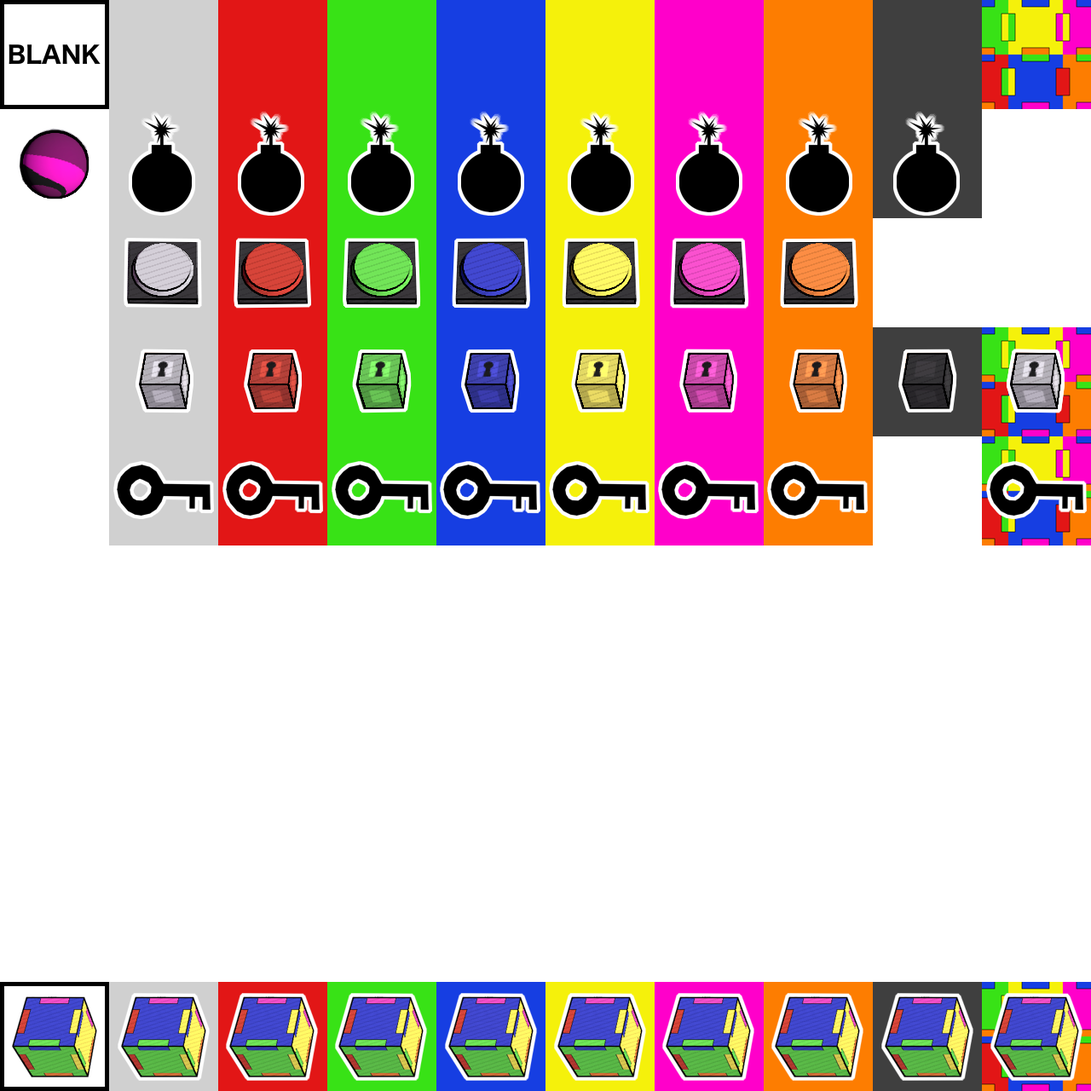
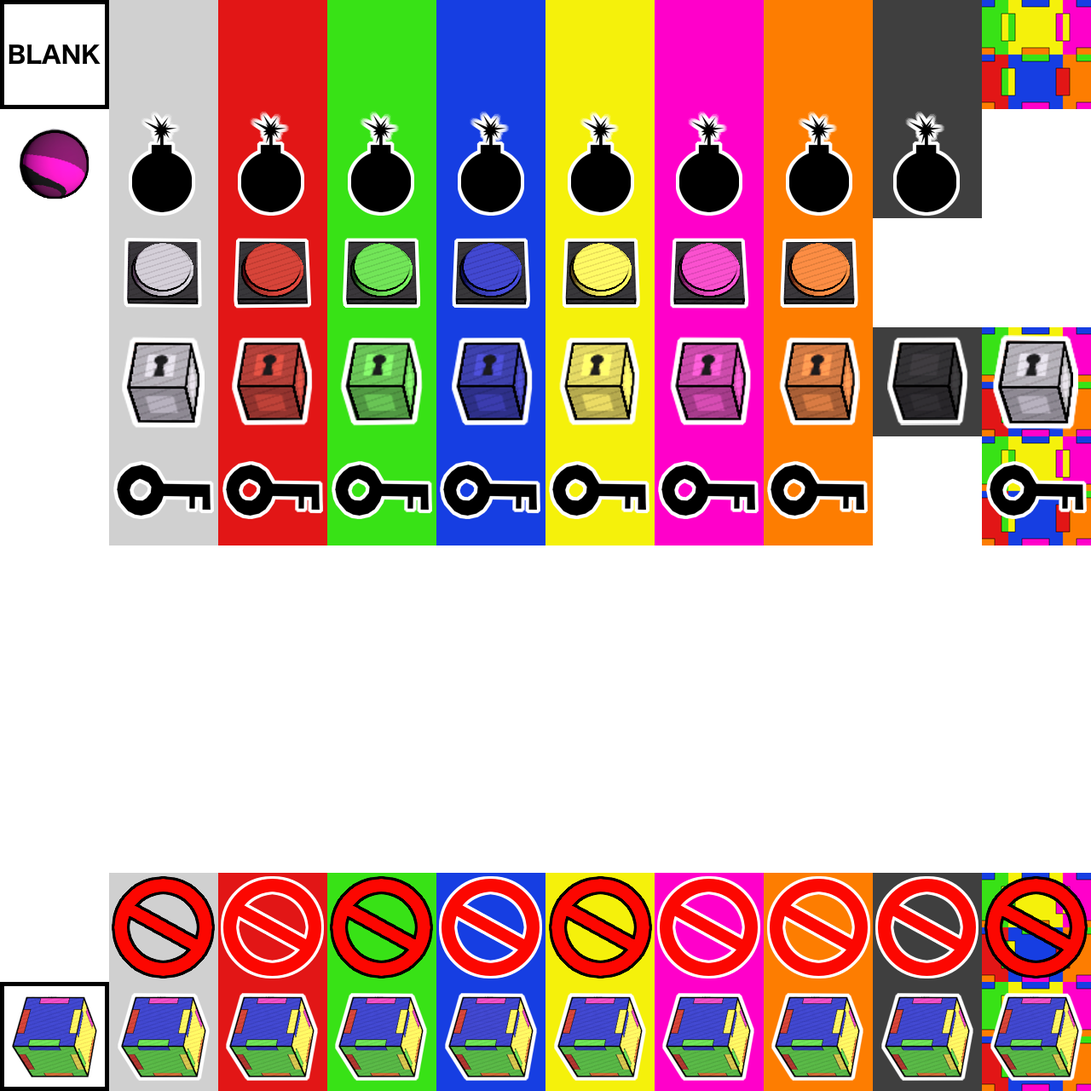
Layered file, before and after one edit (1091x1091). Changes by layer:
painted on "Copy of detonator" (2nd of 2, in "detonator") over [121, 335, 1079, 430]
painted on "Paint Layer 12" (2nd of 9, in "box") over [858, 335, 1023, 429]
painted on "Copy of Paint Layer 10 (pasted)" (3rd of 9, in "box") over [932, 335, 1079, 430]
added layer "Copy of Paint Layer 10 (pasted)" (4th of 9, in "box") in group "box" over [278, 335, 1079, 430]
added layer "Copy of Paint Layer 10 (pasted)" (5th of 9, in "box") in group "box" over [403, 335, 1079, 430]
added layer "Copy of Paint Layer 10 (pasted)" (6th of 9, in "box") in group "box" over [522, 335, 1079, 430]
added layer "Copy of Paint Layer 10 (pasted)" (7th of 9, in "box") in group "box" over [593, 335, 1079, 430]
added layer "Copy of Paint Layer 10 (pasted)" (8th of 9, in "box") in group "box" over [714, 336, 933, 426]
added layer "Paint Layer 12" (4th of 9, in "box") in group "box" over [710, 336, 929, 426]
added layer "Paint Layer 12" (5th of 9, in "box") in group "box" over [589, 335, 1079, 430]
added layer "Paint Layer 12" (6th of 9, in "box") in group "box" over [518, 335, 1079, 430]
added layer "Paint Layer 12" (7th of 9, in "box") in group "box" over [399, 335, 1079, 430]
added layer "Paint Layer 12" (8th of 9, in "box") in group "box" over [274, 335, 1079, 430]
painted on "Copy of Paint Layer 10 (pasted)" (9th of 9, in "box") over [121, 335, 1079, 430]
painted on "Paint Layer 12" (9th of 9, in "box") over [121, 335, 1079, 430]
painted on "red" (4th of 7, in "box") over [164, 337, 313, 429]
added group "unspawnable" with 14 layers above "player_start" over [109, 873, 1091, 983]
added layer "Paint Layer 16" in group "unspawnable" over [109, 873, 1091, 983]
added layer "rng" (6th of 7, in "unspawnable") in group "unspawnable" over [954, 873, 1091, 983]
added layer "red" (6th of 7, in "unspawnable") in group "unspawnable" over [164, 873, 329, 983]
…and 16 more changes (11 added, 5 painted)
